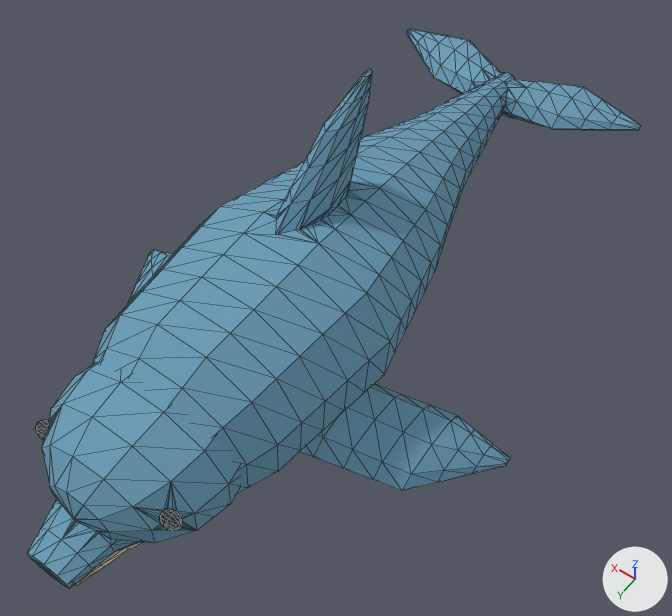
The glTF model public/models/ocean/Dolphin.gltf as it was, and as the next commit left it.
Camera for both pictures: a 50 mm camera at (-4.01, 5.47, 9.42) aimed at (-0.38, 0.38, 1.42). Every picture has the same lights, and +X, +Y and +Z are marked at lower right. The first picture is the older version. Mesh edges are drawn as thin lines. Vertices at exactly the same position are counted once.

Script lines for the objects in view, before the commit:
```python
me_dolphinskin = bpy.data.meshes.new('DolphinSkin')
me_dolphinskin.from_pydata(...)  # 1160 vertices, 2300 faces; spans x -2.65..2.65, y -4.71..4.29, z 0.22..3.72
me_dolphinskin.materials.append(mat_oceanvertexcolors)
ob_animalskin = bpy.data.objects.new('AnimalSkin', me_dolphinskin)
ob_animalskin.location = (0.0, 0.0, 0.0)
```
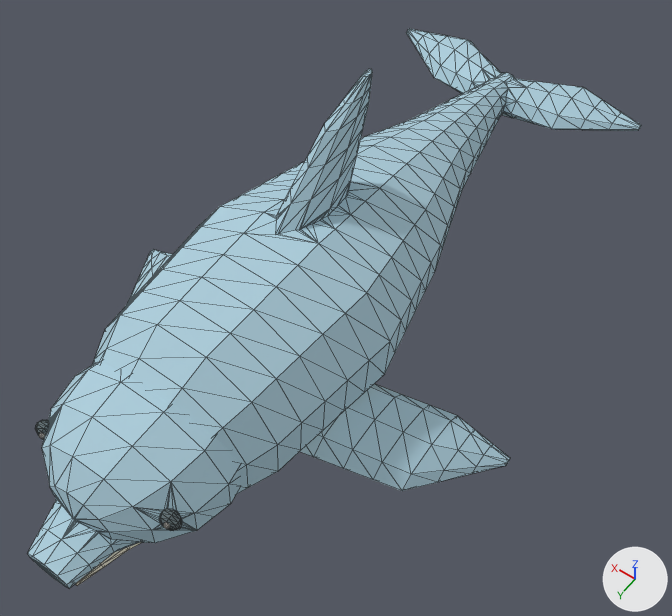
What differs and where, as boxes (x1, y1, x2, y2) in the pictures (672 x 616 px):
```json
{"part": 1, "of": "me_dolphinskin", "change": "recoloured", "before": [27, 29, 641, 588], "after": [27, 29, 641, 588], "on screen": "blue to cyan"}
{"part": 2, "of": "me_dolphinskin", "change": "recoloured", "before": [39, 433, 170, 586], "after": [39, 433, 170, 586]}
{"part": 3, "of": "me_dolphinskin", "change": "recoloured", "before": [36, 420, 182, 531], "after": [36, 420, 182, 531]}
```

Edits to the scene script, one JSON object a line:
```json
{"block": "me_dolphinskin", "where": "me_dolphinskin.from_pydata(...)  # 1160 vertices, 2300 faces; spans x -2.65..2.65, y -4.71..4.29, z 0.22..3.72"}
{"block": "me_dolphinskin", "where": "# used by ob_animalskin; location = (0.0, 0.0, 0.0)"}
{"block": "me_dolphinskin", "change": "me_dolphinskin part 1: 1457 faces centred in x -2.65..2.65, y -4.64..4.29, z 0.24..3.72 are repainted in the vertex colours; the middle colour goes from blue #6a9db7 to cyan #adcedc"}
{"block": "me_dolphinskin", "change": "me_dolphinskin part 2: 576 faces centred in x -1.1..1.15, y -4.12..4.21, z 0.47..1.94 are repainted in the vertex colours; the middle colour goes from beige #ecdeb5 to pale yellow #f6f0db"}
{"block": "me_dolphinskin", "change": "me_dolphinskin part 3: 267 faces centred in x -0.87..0.87, y 3.34..3.5, z 1.75..1.98 are repainted in the vertex colours; the middle colour goes from black #1e282b to grey #606e72"}
```
